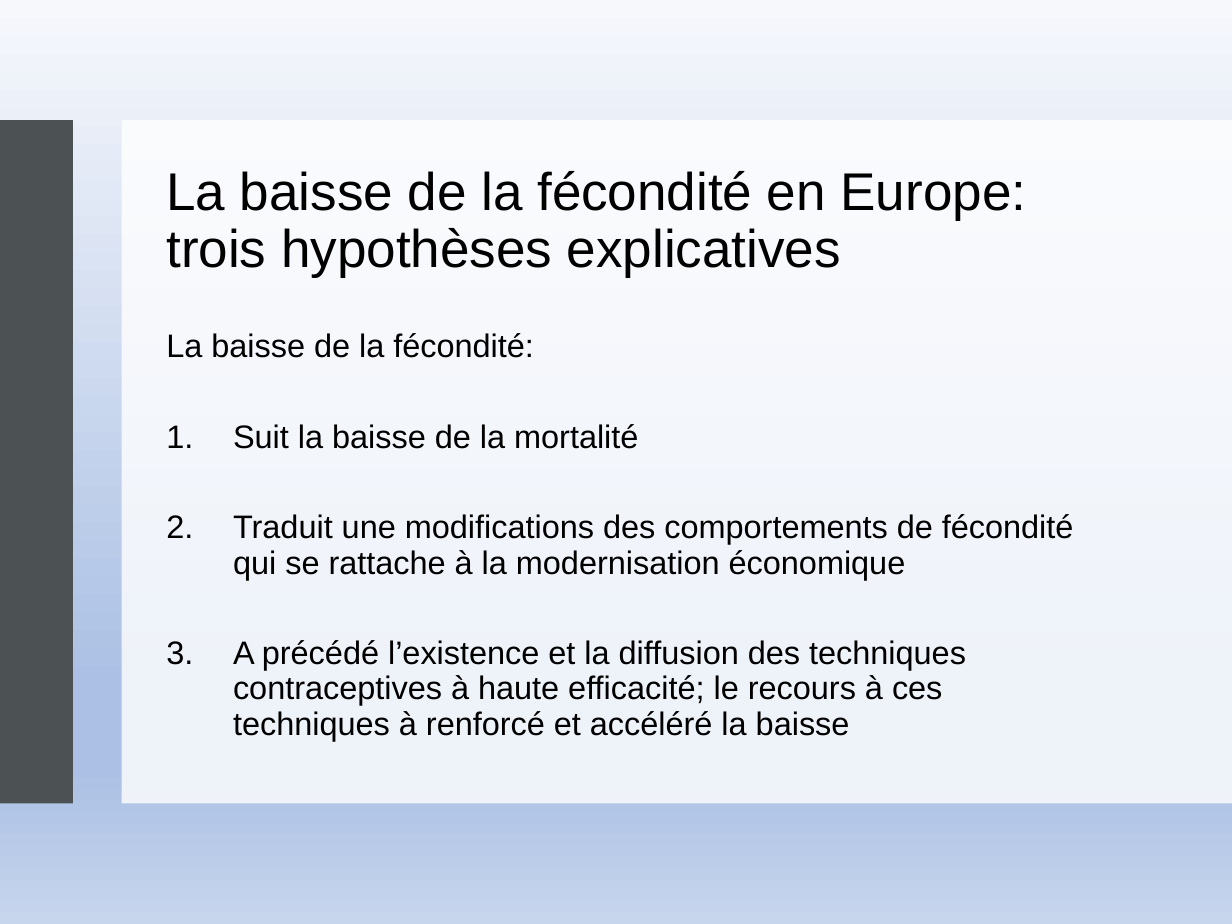
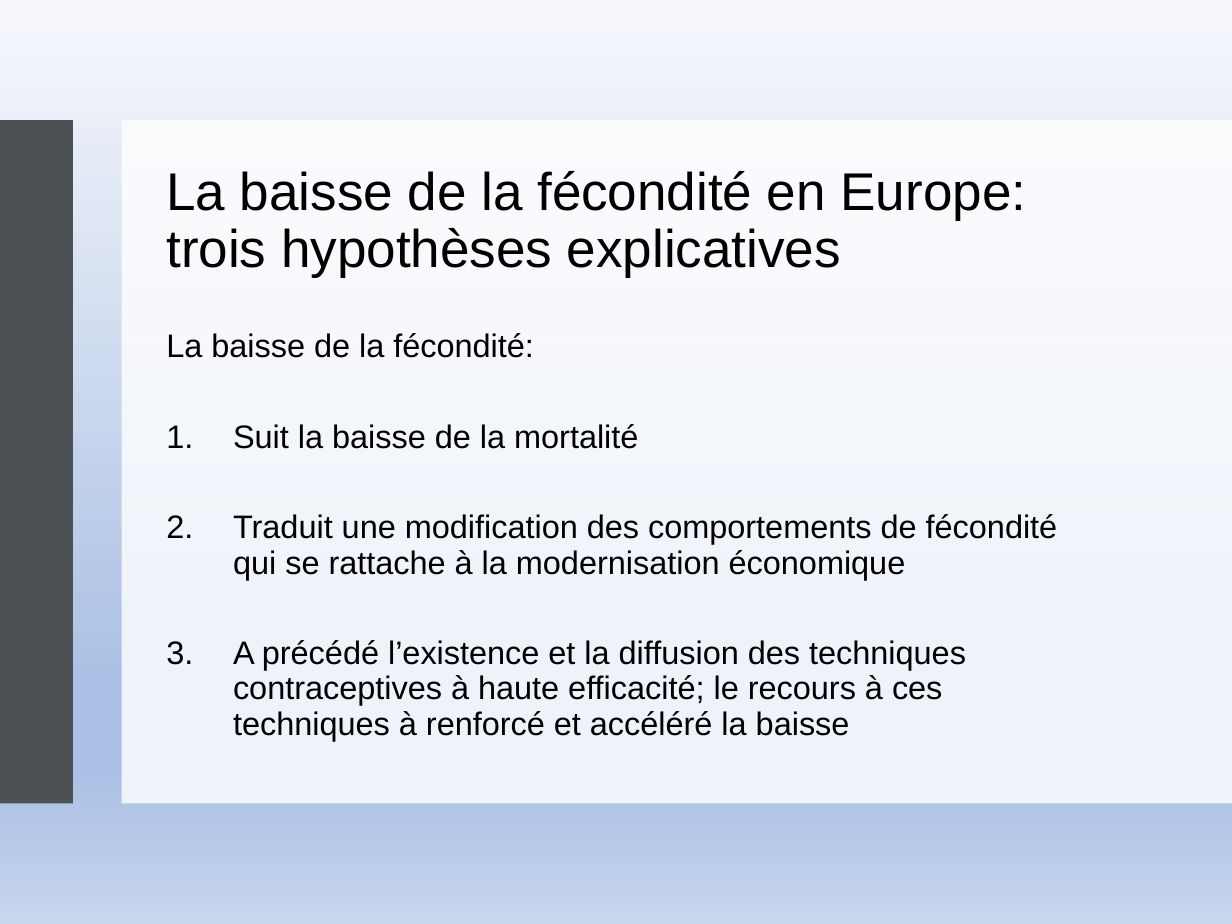
Before and after one commit to visseho/SOC1060_demographie, a slide deck: slide 25 of Seance4_Transition_demographique/Slides/Seance4_Transition_demographique.pptx. Drawn at 1232x924 pixels with LibreOffice and Linux fonts; fonts in the diff are those of the drawing. Boxes give left, top, right and bottom in pixels: in the first picture for what was removed or moved away, otherwise in the second. Text is boxed around its words. In the diff, an @@ line names an element or a change of style, - is before the commit and + after.

```diff
--- a/Seance4_Transition_demographique/Slides/Seance4_Transition_demographique.pptx
+++ b/Seance4_Transition_demographique/Slides/Seance4_Transition_demographique.pptx
@@ text at (233,514,1058,580): text changed @@
-2. Traduit une modifications des comportements de fécondité qui se rattache à la modernisation économique
+2. Traduit une modification des comportements de fécondité qui se rattache à la modernisation économique
```
